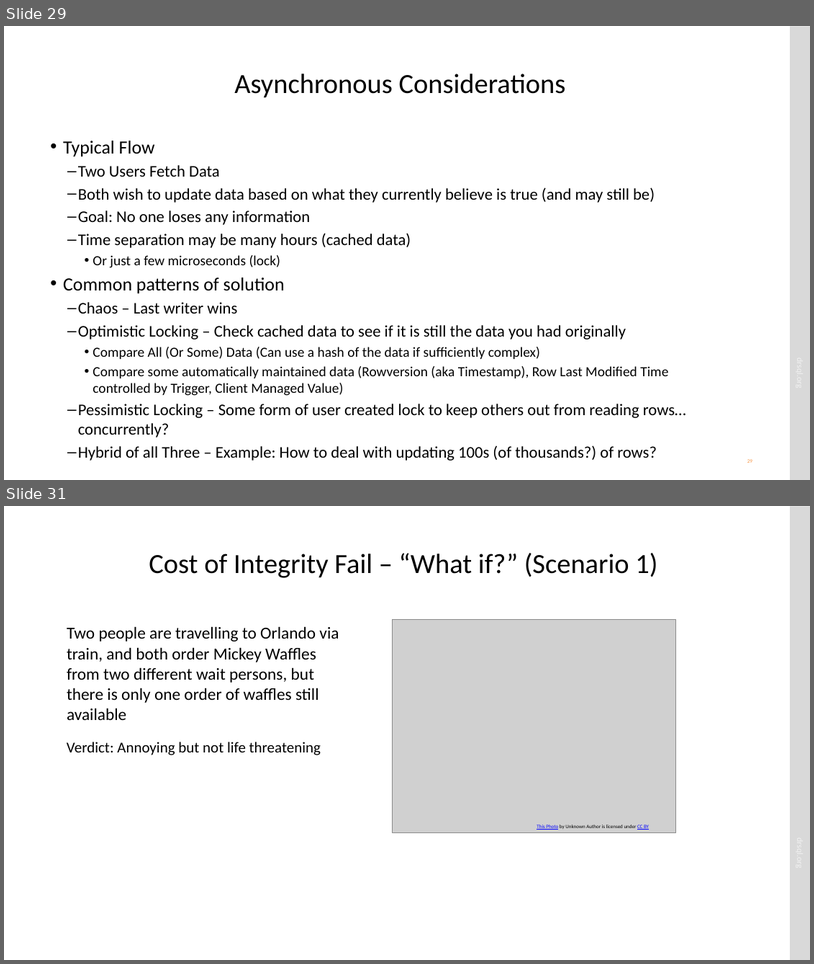
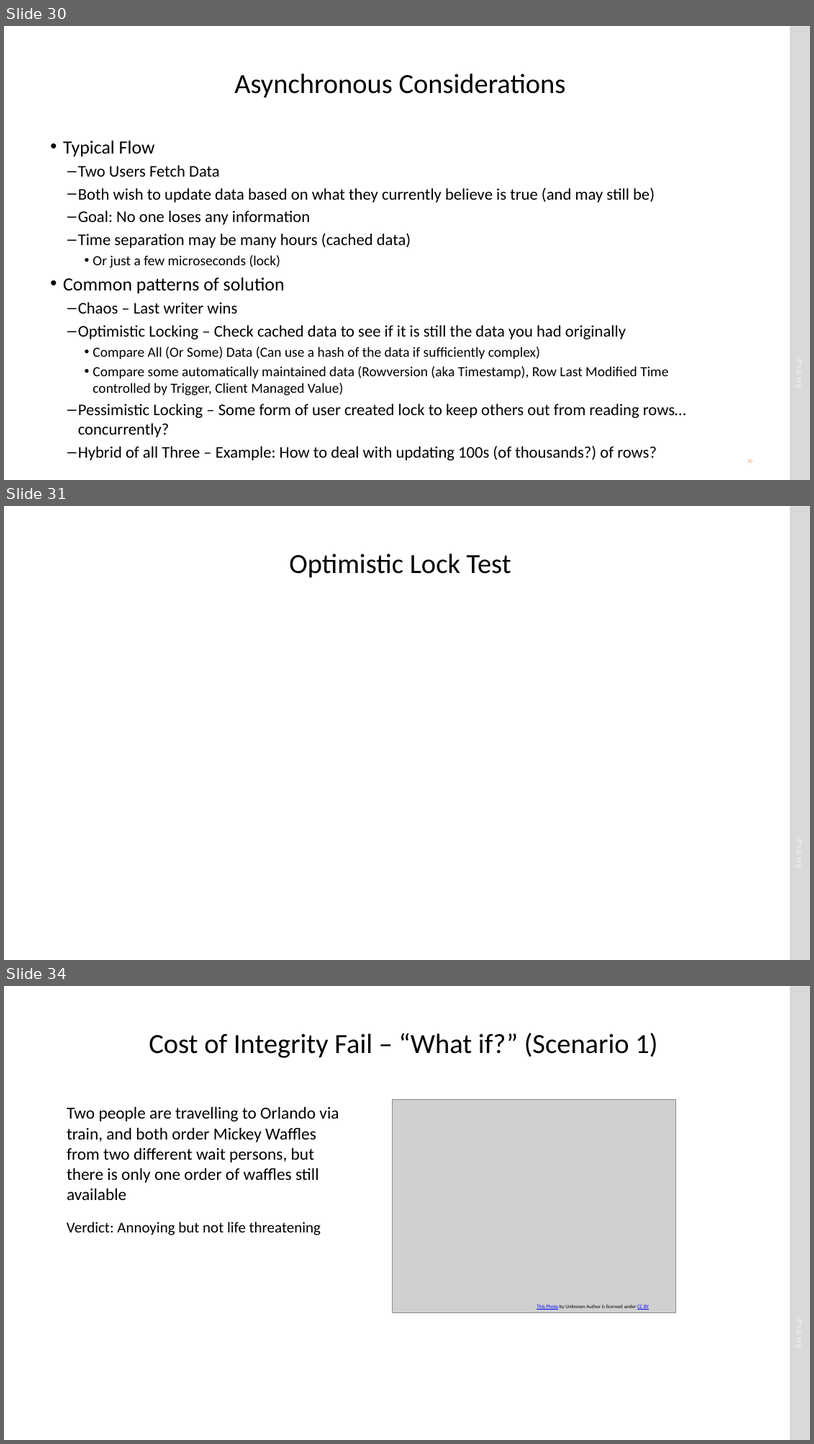
Before and after one commit to drsqlgithub/Presentation-Downloads, a slide deck: Concurrency/Matters of Concurrency.pptx. Shown one above the other, each under a label of ours: slides 29 and 31 before the commit, slides 30, 31 and 34 after it; the slides between them are not shown. The pictures are 814x964 and 814x1444 pixels, drawn with LibreOffice and Linux fonts; fonts in the diff are those of the drawing; grey boxes stand for pictures. Boxes give left, top, right and bottom in pixels: in the first picture for what was removed or moved away, otherwise in the second. Text is boxed around its words. In the diff, an @@ line names an element or a change of style, - is before the commit and + after.

```diff
--- a/Concurrency/Matters of Concurrency.pptx
+++ b/Concurrency/Matters of Concurrency.pptx
@@ slide 31 added at box(4, 506, 810, 960), background #FFFFFF; not listed: 1 template element that a slide beside it also shows @@
@@ title added at box(289, 554, 512, 578), 33 pt, text #000000 @@
+Optimistic Lock Test
@@ what was slide 29 is now slide 30 @@
@@ what was slide 31 is now slide 34 @@
```
Also in this commit, not shown: 15 slides changed, 3 other slides added, 1 slide removed, 12 other files.
